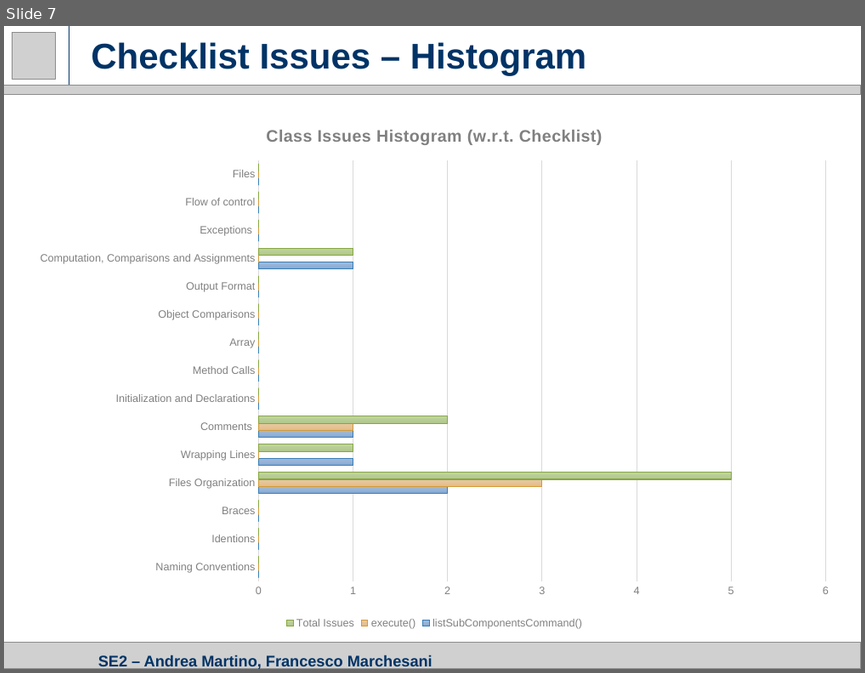
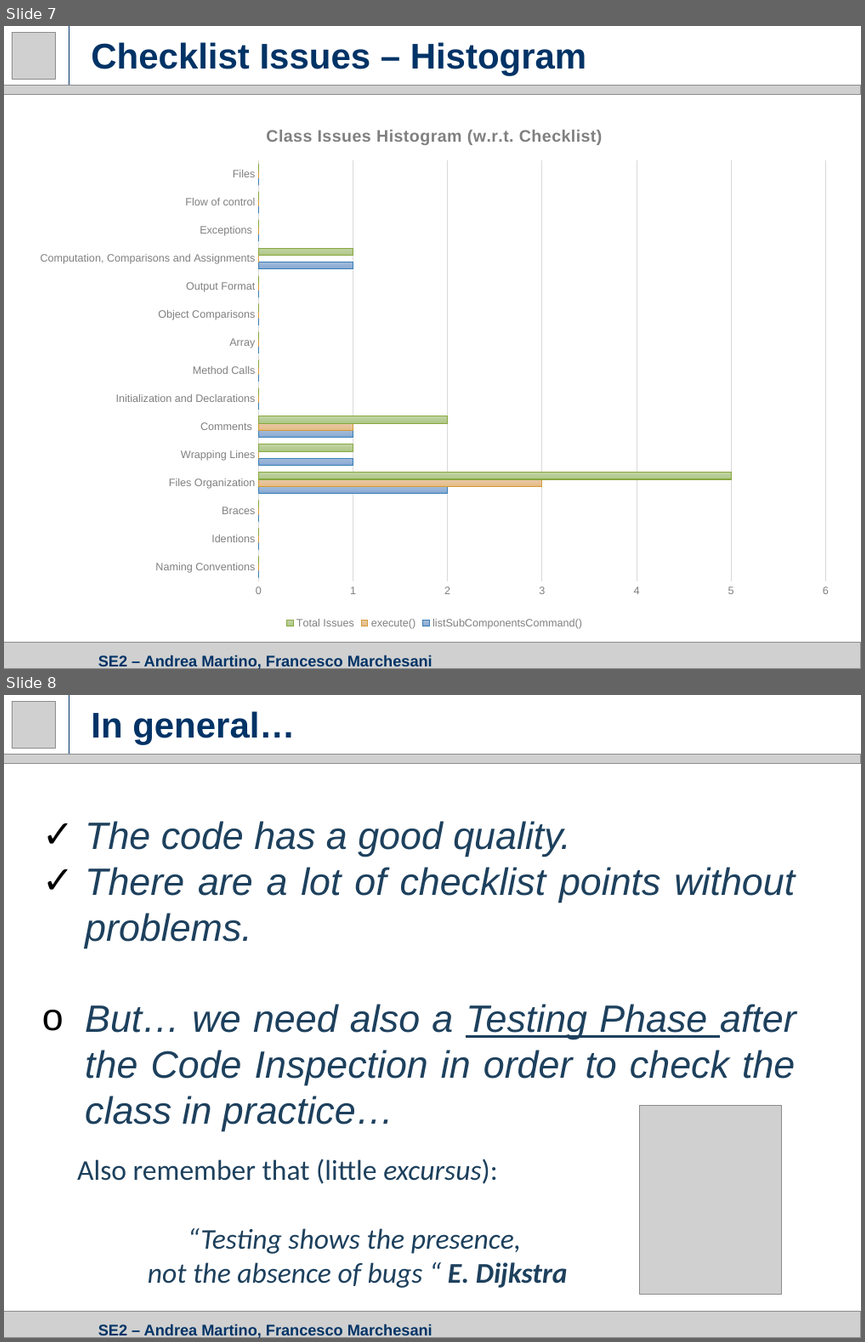
Before and after one commit to amandreamartino/se2-amfm, a slide deck: Presentations/3. CID Presentation.pptx. Shown one above the other, each under a label of ours: slide 7 before the commit, slides 7 and 8 after it. The pictures are 865x673 and 865x1342 pixels, drawn with LibreOffice and Linux fonts; fonts in the diff are those of the drawing; grey boxes stand for pictures. Boxes give left, top, right and bottom in pixels: in the first picture for what was removed or moved away, otherwise in the second. Text is boxed around its words. In the diff, an @@ line names an element or a change of style, - is before the commit and + after.

```diff
--- a/Presentations/3. CID Presentation.pptx
+++ b/Presentations/3. CID Presentation.pptx
@@ slide 8 added at <box>4,695,861,1338</box>, background #FFFFFF @@
@@ picture added at <box>12,701,55,748</box> @@
@@ line added from (69, 755) to (69, 695), #003366 0.75 pt @@
@@ title added at <box>91,711,295,745</box>, 30 pt, text #003366, bold @@
+In general…
@@ picture added at <box>4,755,861,764</box> @@
@@ text added at <box>85,821,796,1131</box>, 32 pt, text #1D405D, italic @@
+✓ The code has a good quality.
+✓ There are a lot of checklist points without problems.
+o But… we need also a Testing Phase after the Code Inspection in order to check the class in practice…
@@ picture added at <box>640,1105,781,1294</box> @@
@@ text added at <box>77,1158,568,1287</box>, 24 pt, text #1D405D, italic @@
+Also remember that (little excursus):
+“Testing shows the presence,
+not the absence of bugs “ E. Dijkstra
@@ picture added at <box>4,1311,861,1338</box> @@
@@ title added at <box>98,1323,432,1338</box>, 13 pt, text #003366, bold @@
+SE2 – Andrea Martino, Francesco Marchesani
```
Also in this commit, not shown: 2 slides changed, 1 other file.
